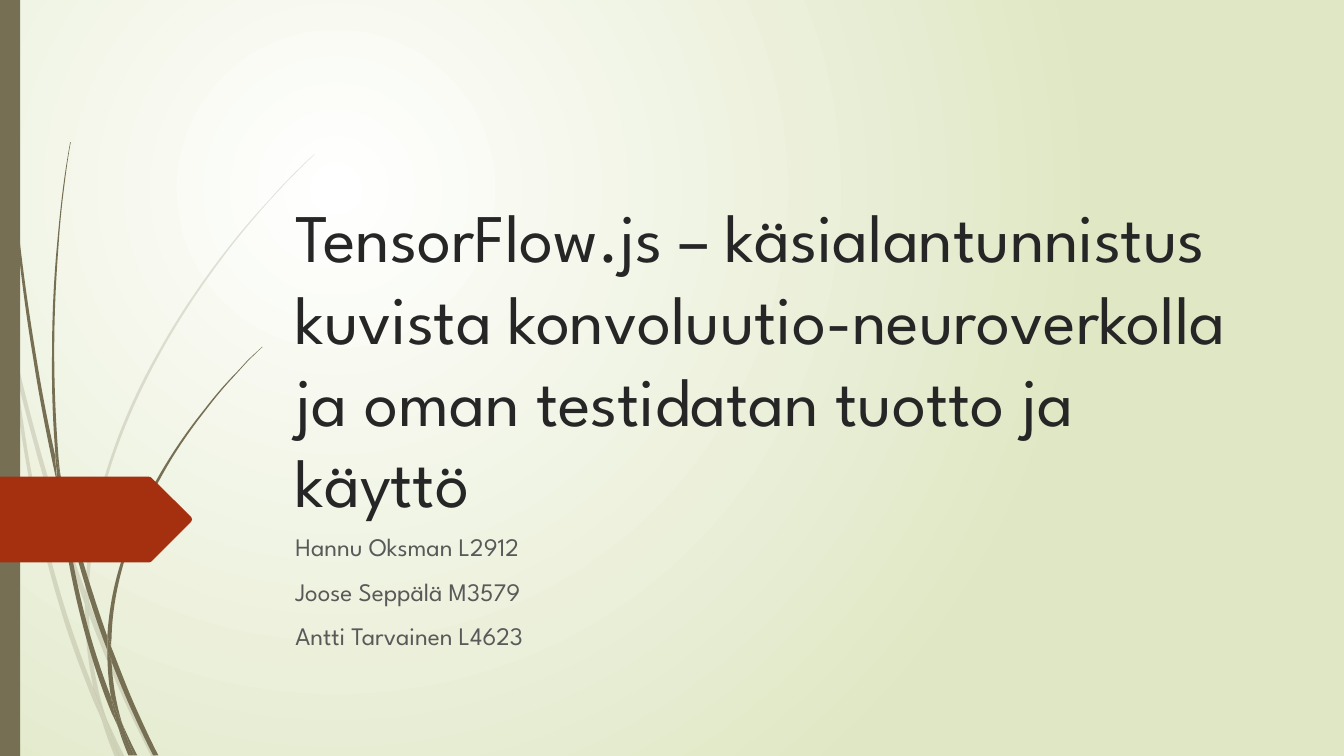
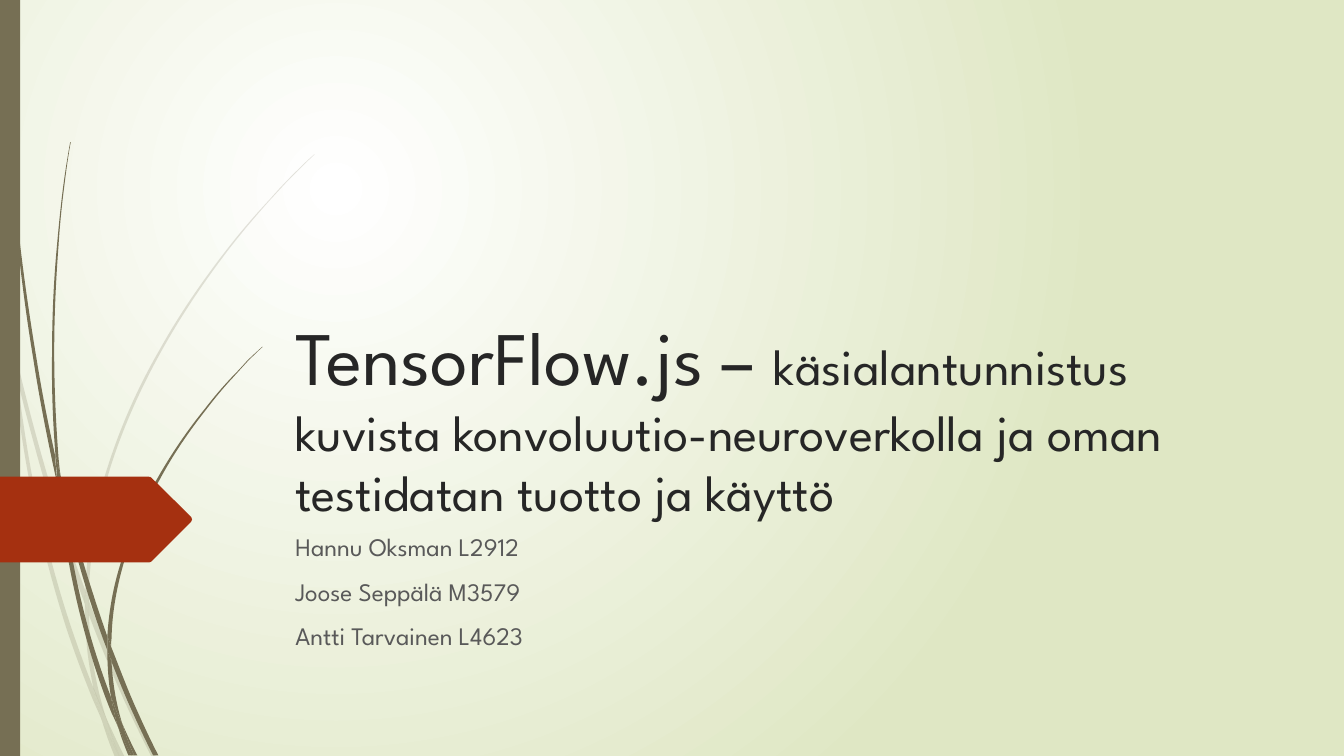
Before and after one commit to Jooseba/DrawTensor, a slide deck: slide 1 of TensorFlow.pptx. Drawn at 1344x756 pixels with LibreOffice and Linux fonts; fonts in the diff are those of the drawing. Boxes give left, top, right and bottom in pixels: in the first picture for what was removed or moved away, otherwise in the second. Text is boxed around its words. In the diff, an @@ line names an element or a change of style, - is before the commit and + after.

```diff
--- a/TensorFlow.pptx
+++ b/TensorFlow.pptx
@@ title "TensorFlow.js – käsialantunnistus kuvista konvoluutio-neurov ..." at <box>295,333,1162,522</box>: size 48.6 to 54 pt in "TensorFlow.js –"; size 48.6 to 36 pt in "käsialantunnistus kuvista konvoluutio-neuroverkolla ja oman  ..." @@
```
Also in this commit, not shown: 1 other slide changed, 1 slide added.
